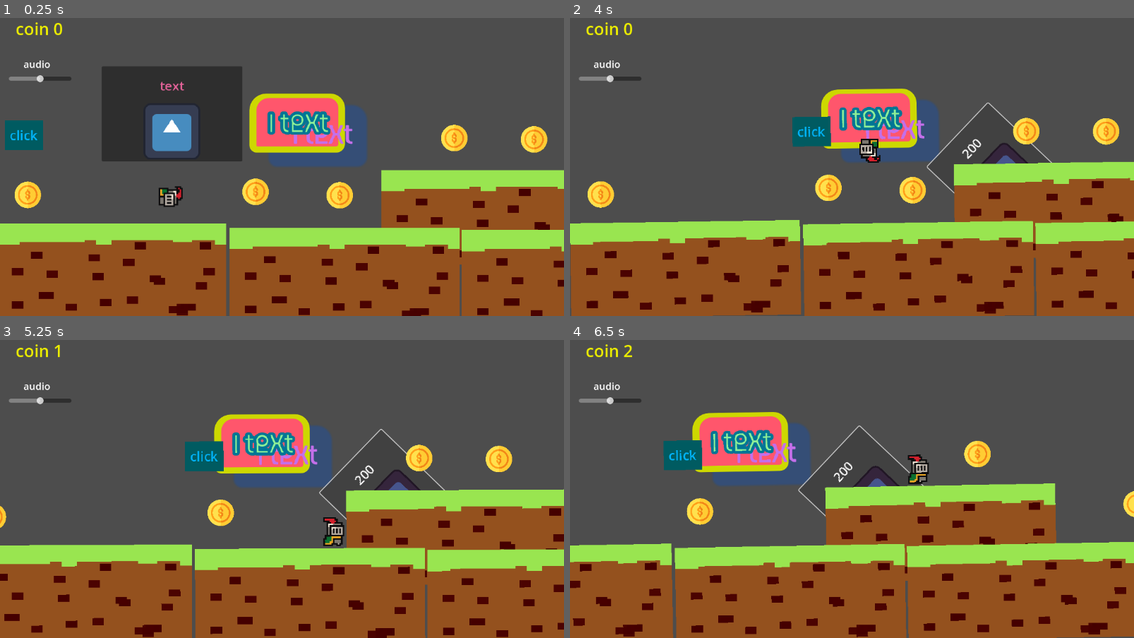
Above: before the commit, frames 1-4 (two rows, left to right).
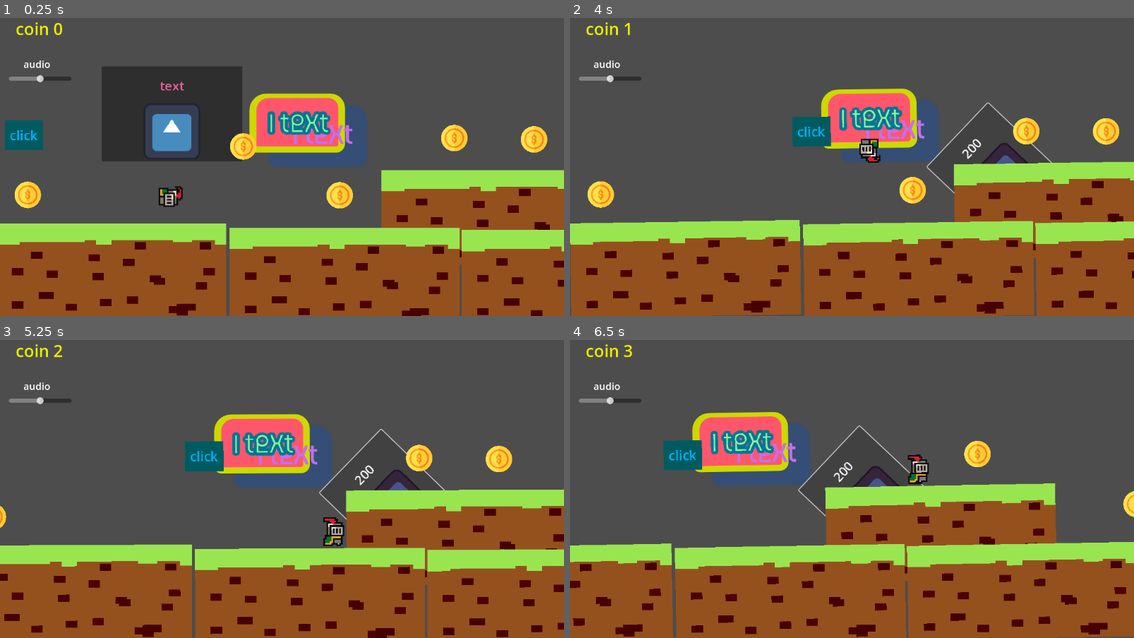
Above: after the commit, the same moments.

Repository: andreyka101/maxim_godot
Game: Godot game, scene res://level_1_2d.tscn
Same seed, same stepped clock (60 frames per second), same inputs: the game is played once before the commit and once after it. The engine's default icon, where the game draws it, is replaced by a stand-in: a white triangle on a blue panel in a dark square.
Inputs:
- Up to frame 1 (0.25 s): no input
- Up to frame 2 (4 s): click "click" at 0.5 s; click "text" at 1.25 s; click "200" at 2 s; tap Enter at 2.75 s; hold T (key_teleport_t) 2.78-3.53 s; hold Right (key_right) from 2.78 s (still down); tap Space (key_up) at 3.02, 3.77 s; tap T (key_teleport_t) at 3.6 s
- Up to frame 3 (5.25 s): release Right (key_right) at 4.28 s; hold A (key_left) 4.28-5.03 s; hold T (key_teleport_t) 4.28-5.03 s; hold Right (key_right) from 5.03 s (still down); tap T (key_teleport_t) at 5.1 s
- Up to frame 4 (6.5 s): keep holding Right (key_right); tap Space (key_up) at 5.27, 6.02 s; hold T (key_teleport_t) from 5.78 s (still down)

The runs differ from the first frame. In frame 1, 0.7% of the frame differs, in the area x 40-48%, y 38-63%; in frame 2, 0.4%; in frame 3, 0.4%; in frame 4, 0.4%.

Commit message:
цвцвцв

Diff:
--- a/coin_area_2d.gd
+++ b/coin_area_2d.gd
@@ -5,27 +5,28 @@
 
 # сигнал срабатывает когда сцена входит в coin_area2D
 func _on_body_entered(body: Node2D) -> void:
-	# body - узел или сцена
+	# body - сцена
 	print(body)
 	# получаем имя
 	print(body.name)
 	if(body.name == "player2D"):
+		# получаем и меняем переменную в сцене
 		#body.position.x = 378
 		#body.position.y = 315
-
 		#print(body.position)
 		#body.position = Vector2(378, 315)
-
-		# меняем переменную узлу или сцене
 		body.num_coin += 1
 		#print(body.num_coin)
+		body.text_coin.text = "coin " + str(body.num_coin)
 
-		body.text_coin.text = "coin " + str(body.num_coin)
+
 
 		# запускаем аудио
 		body.audio_coin.play()
 
-		# удаляем узел или сцена
+
+
+		# удаляем эту сцену
 		queue_free()
 		#self.queue_free()
 		#body.queue_free()
--- a/level_1_2d.tscn
+++ b/level_1_2d.tscn
@@ -130,7 +130,7 @@
 position = Vector2(63, 365)
 
 [node name="coin_area2D5" parent="coins" instance=ExtResource("7_h4tyk")]
-position = Vector2(580, 358)
+position = Vector2(552, 255)
 
 [node name="coin_area2D6" parent="coins" instance=ExtResource("7_h4tyk")]
 position = Vector2(1031, 236)
